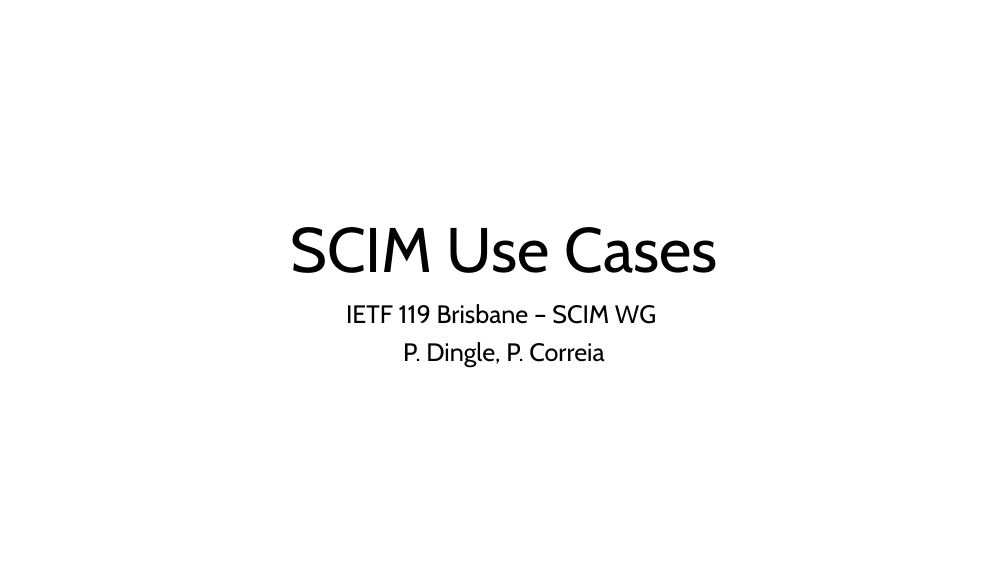
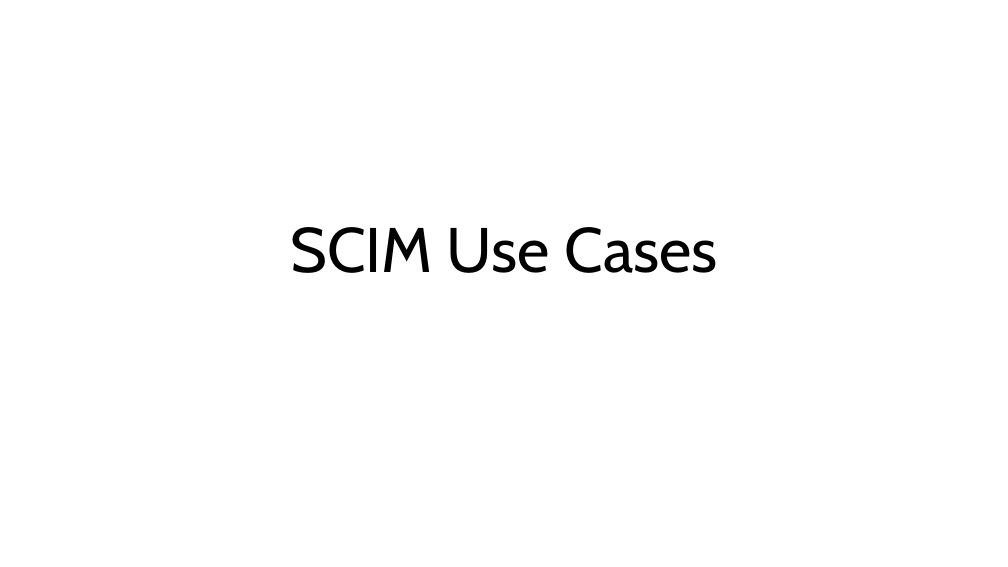
Before and after one commit to pamelatech/scim-use-case-revamp, a slide deck: slide 1 of Use Cases 29 Mar 2024.pptx. Drawn at 1008x567 pixels with LibreOffice and Linux fonts; fonts in the diff are those of the drawing. Boxes give left, top, right and bottom in pixels: in the first picture for what was removed or moved away, otherwise in the second. Text is boxed around its words. In the diff, an @@ line names an element or a change of style, - is before the commit and + after.

```diff
--- a/Use Cases 29 Mar 2024.pptx
+++ b/Use Cases 29 Mar 2024.pptx
@@ subtitle removed at (346, 304, 656, 367) @@
-IETF 119 Brisbane – SCIM WG
-P. Dingle, P. Correia
```
Also in this commit, not shown: 13 other slides changed, 1 other file.
